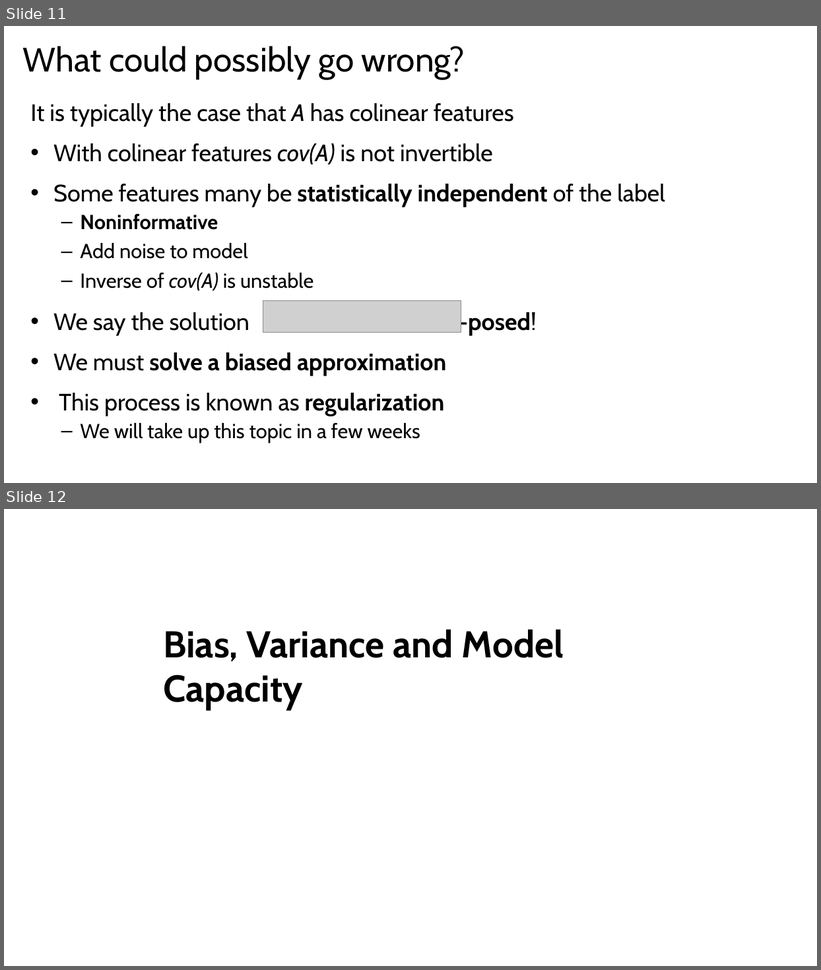
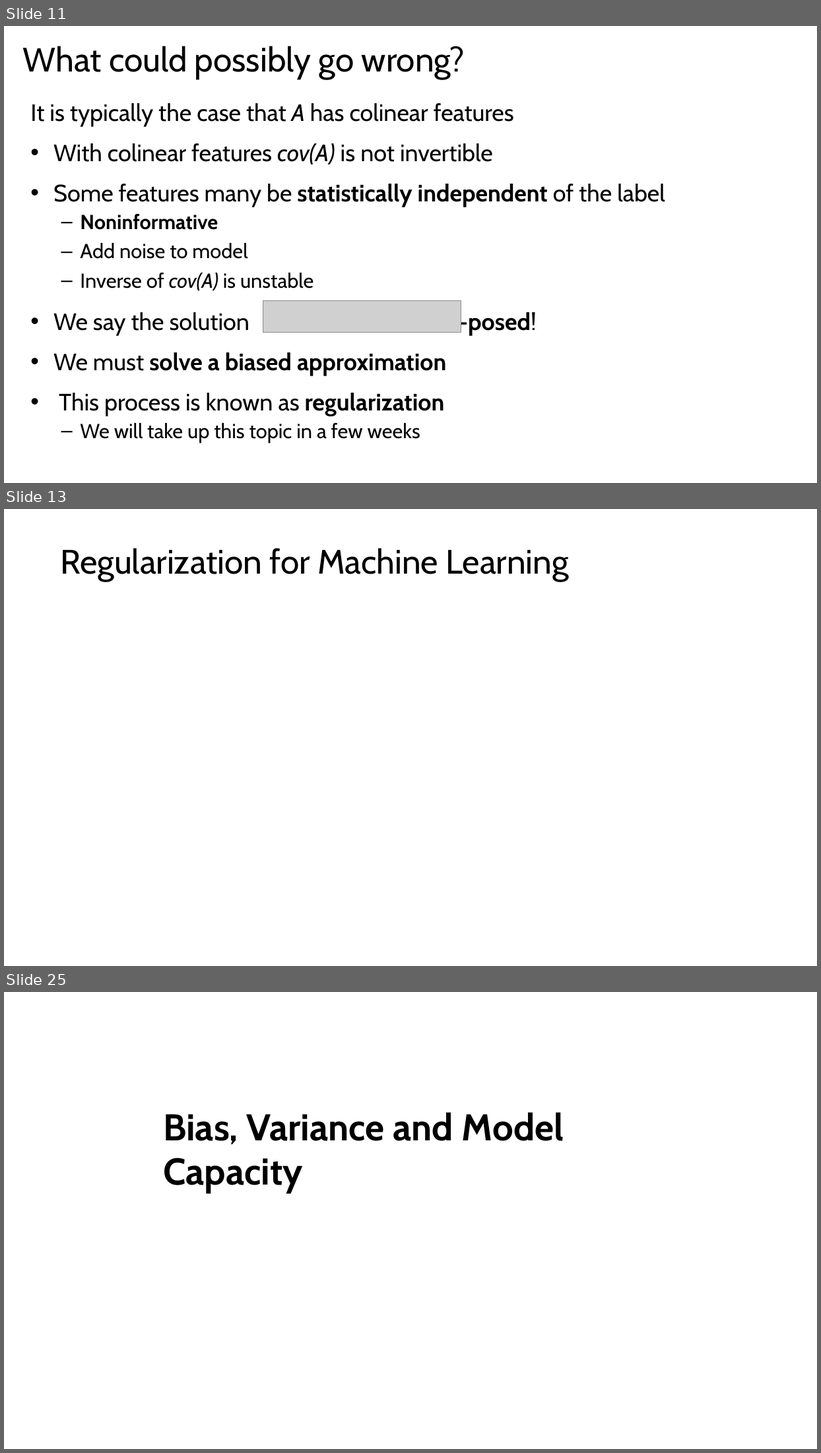
Before and after one commit to StephenElston/CSCI-E25, a slide deck: Slides/OldSlides/4_MachineLearningForCV.pptx. Shown one above the other, each under a label of ours: slides 11 and 12 before the commit, slides 11, 13 and 25 after it; the slides between them are not shown. The pictures are 821x970 and 821x1453 pixels, drawn with LibreOffice and Linux fonts; fonts in the diff are those of the drawing; grey boxes stand for pictures. Boxes give left, top, right and bottom in pixels: in the first picture for what was removed or moved away, otherwise in the second. Text is boxed around its words. In the diff, an @@ line names an element or a change of style, - is before the commit and + after.

```diff
--- a/Slides/OldSlides/4_MachineLearningForCV.pptx
+++ b/Slides/OldSlides/4_MachineLearningForCV.pptx
@@ slide 13 added at <box>4,509,817,966</box>, background #FFFFFF @@
@@ title added at <box>60,548,569,581</box>, 40 pt, text #000000 @@
+Regularization for Machine Learning
@@ what was slide 12 is now slide 25 @@
```
Also in this commit, not shown: 12 other slides added.
